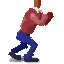
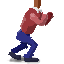
Layers edited between the first and the second (64, 64) image:
added layer "Layer 2" (1st of 3, in "Group 5") in group "Group 5" over [30, 12, 53, 26]
added layer "Layer 2" (2nd of 3, in "Group 5") in group "Group 5" over [32, 12, 53, 26]
painted on "Layer 2" (3rd of 3, in "Group 5") over [30, 12, 53, 26]
